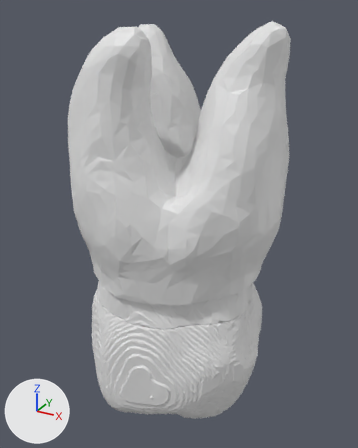
An edit to the glTF model public/models/teeth/tooth-16.glb, drawn before and after from the same camera.
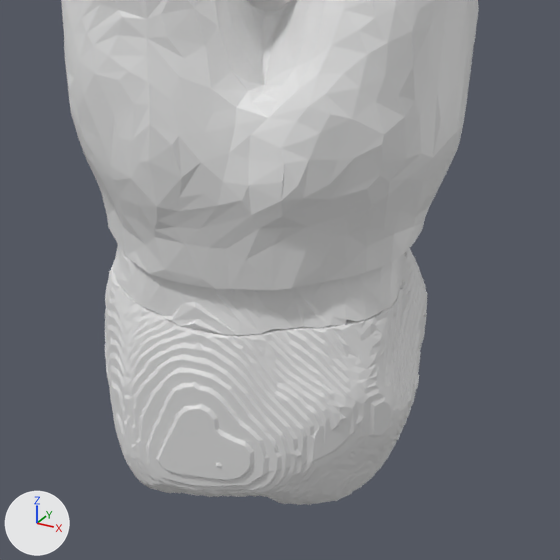
The first picture shows the older version from a 50 mm camera at (-1.11, -2.21, 2.61) aimed at (-2.43, 0.19, 1.42). The close-ups show the older and then the newer version on the part from 10% to 93% of the width and 34% to 100% of the height of that picture. Only the edits that show in the close-ups are written down. The axes (+X, +Y, +Z) are drawn at lower left. The lights are the same throughout. Where no turn or scale is listed for an object, it has been applied to the vertices.

Names of what the first close-up shows: 'cementum-16', 'enamel-16', 'pdl-16'.
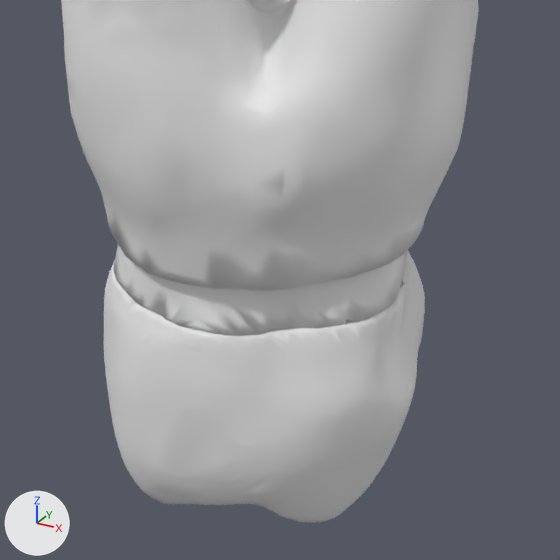
Where the newer file only moved an object's origin or applied its transform, the numbers keep the older frame.

Where the change shows, as pixel boxes [x1, y1, x2, y2] in the close-ups (560 x 560 px):
'enamel-16', reshaped, moved, rescaled
    before: [105, 248, 427, 505]
    after: [104, 251, 425, 523]
part 2 of me_cementum_16, shading changed
    both: [114, 245, 408, 335]
part 3 of me_pdl_16, shading changed
    both: [66, 0, 424, 290]

Patch to the scene script:
```diff
--- a/public/models/teeth/tooth-16.glb.py
+++ b/public/models/teeth/tooth-16.glb.py
@@ me_enamel_16 @@
 # used by ob_enamel_16; location = (-2.406, 0.186, 0.626); scale = (0.547, 0.547, 0.547)
-me_enamel_16.from_pydata(...)  # 6002 vertices, 12000 faces; spans x -0.99..0.99, y -1.0..1.0, z -0.8..0.8
+me_enamel_16.from_pydata(...)  # 6002 vertices, 12000 faces; spans x -0.99..0.99, y -1.0..1.0, z -0.86..0.86
+# me_enamel_16 part 1: 5991 of 6002 vertices moved; they spanned x -0.99..0.99, y -1.0..1.0, z -0.8..0.8 and now span x -0.99..0.99, y -1.0..1.0, z -0.86..0.86; mean shift (0.01, 0.01, 0.04); largest move (0.37, 0.2, -0.55) -> (0.38, 0.2, -0.39)
@@ me_cementum_16 @@
 me_cementum_16.from_pydata(...)  # 3491 vertices, 6997 faces; spans x -0.51..0.51, y -0.47..0.47, z -0.76..0.76
 # used by ob_cementum_16; location = (-2.358, 0.111, 1.749)
+# me_cementum_16 part 2: all faces are now shaded smooth (6997 of 6997 changed)
@@ me_pdl_16 @@
 me_pdl_16.from_pydata(...)  # 2502 vertices, 5000 faces; spans x -0.54..0.54, y -0.465..0.465, z -0.703..0.703
 # used by ob_pdl_16; location = (-2.358, 0.074, 1.848)
+# me_pdl_16 part 3: all faces are now shaded smooth (5000 of 5000 changed)
@@ ob_enamel_16 @@
 ob_enamel_16 = bpy.data.objects.new('enamel-16', me_enamel_16)
-ob_enamel_16.location = (-2.406, 0.186, 0.626)
-ob_enamel_16.scale = (0.547, 0.547, 0.547)
+ob_enamel_16.location = (-2.41, 0.181, 0.593)
+ob_enamel_16.scale = (0.544, 0.544, 0.544)
```
